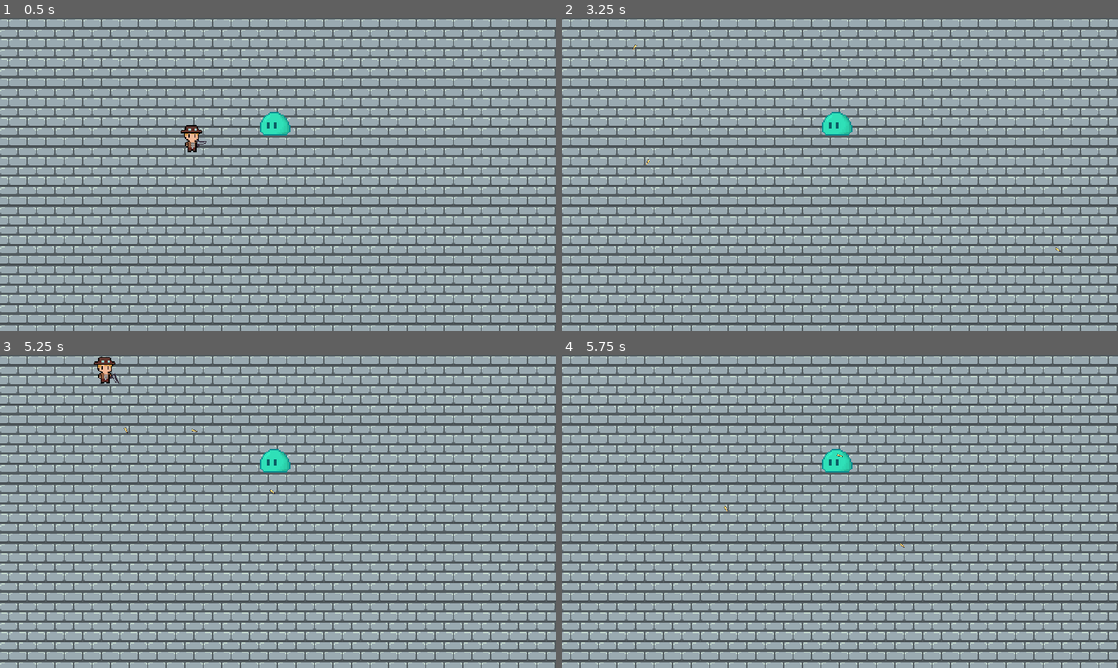
Above: before the commit, frames 1-4 (two rows, left to right).
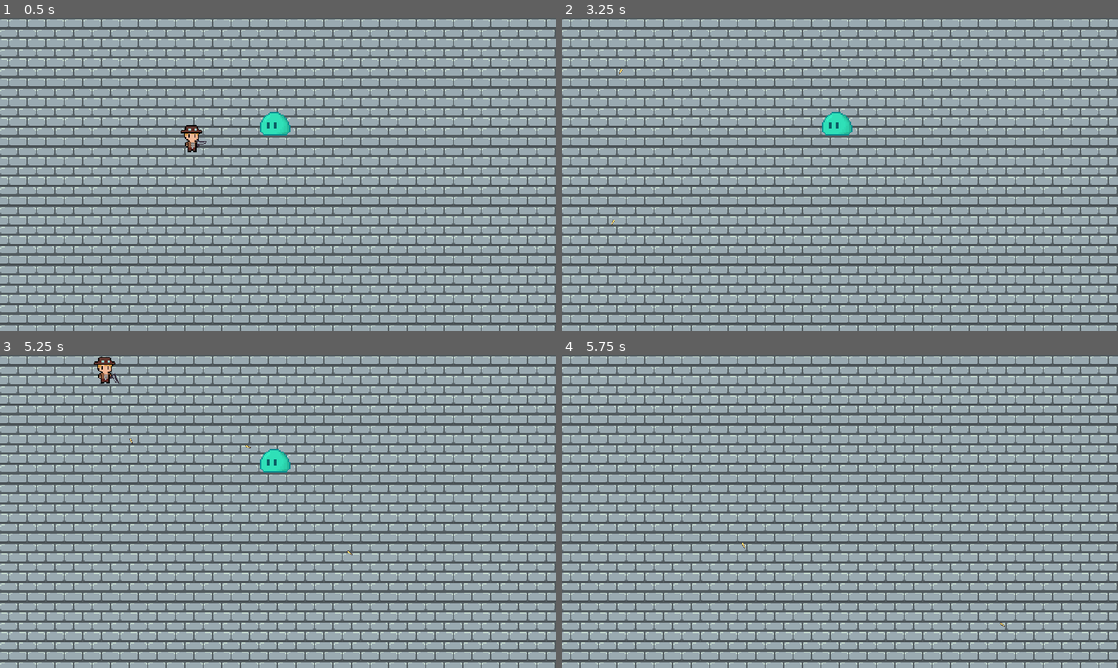
Above: after the commit, the same moments.

Repository: WAIWAI-PARTY/Life-after-people
Game: Godot game, scene res://World.tscn
Two runs of this game, one before a commit and one after it. Both use one fixed random seed, a clock stepped at 60 frames per second and the inputs below.
Inputs (mouse positions are in pixels of both pictures, inside the frame that each line leads up to):
- Up to frame 1 (0.5 s): no input
- Up to frame 2 (3.25 s): tap Enter at 0.5, 2.75 s; move the mouse to (812, 237) at 0.52 s; press the mouse at (812, 237) at 0.53 s; hold W (ui_up) 0.53-2.03 s; move the mouse to (1006, 221) at 1.27 s; release the mouse at (1006, 221) at 1.28 s; click (1006, 221) at 1.35 s; tap Space at 2 s; move the mouse to (673, 127) at 2.02 s; press the mouse at (673, 127) at 2.03 s; hold A (ui_left) from 2.03 s (still down); move the mouse to (867, 174) at 2.77 s; release the mouse at (867, 174) at 2.78 s; click (867, 174) at 2.85 s
- Up to frame 3 (5.25 s): move the mouse to (194, 433) at 3.52 s; release A (ui_left) at 3.53 s; press the mouse at (194, 433) at 3.53 s; hold S (ui_down) 3.53-4.28 s; move the mouse to (400, 495) at 4.27 s; release the mouse at (400, 495) at 4.28 s; hold D (ui_right) 4.28-5.03 s; click (400, 495) at 4.35 s; move the mouse to (166, 527) at 5.02 s; press the mouse at (166, 527) at 5.03 s; hold W (ui_up) from 5.03 s (still down)
- Up to frame 4 (5.75 s): keep holding W (ui_up)

Frame 1 is identical in both runs. In frame 2, less than 0.1% of the frame differs, in the area x 8-90%, y 8-75%; in frame 3, less than 0.1%; in frame 4, 0.4%, in the area x 29-80%, y 30-87%.

Commit message:
hit, hurt, invincible time, health, damage

Diff:
--- /dev/null
+++ b/Enemy/Enemy.gd
@@ -0,0 +1,8 @@
+extends KinematicBody2D
+onready var stats = $Stats
+
+func _on_hurtbox_area_entered(area):
+	stats.health -= area.damage
+
+func _on_Stats_no_health():
+	queue_free()
--- a/Enemy/Slime.tscn
+++ b/Enemy/Slime.tscn
@@ -1,9 +1,58 @@
-[gd_scene load_steps=2 format=2]
+[gd_scene load_steps=9 format=2]
 
 [ext_resource path="res://imports/enemy.png" type="Texture" id=1]
+[ext_resource path="res://hitandhurt/hurtbox.tscn" type="PackedScene" id=2]
+[ext_resource path="res://Enemy/Enemy.gd" type="Script" id=3]
+[ext_resource path="res://hitandhurt/hitbox.tscn" type="PackedScene" id=4]
+[ext_resource path="res://Stats.tscn" type="PackedScene" id=5]
+
+[sub_resource type="CapsuleShape2D" id=1]
+radius = 4.0
+height = 16.0
+
+[sub_resource type="CapsuleShape2D" id=2]
+height = 4.0
+
+[sub_resource type="CapsuleShape2D" id=3]
+height = 4.0
 
 [node name="Slime" type="KinematicBody2D"]
+collision_layer = 8
+collision_mask = 4
+script = ExtResource( 3 )
 
 [node name="Sprite" type="Sprite" parent="."]
 position = Vector2( 2.65165, -7.60139 )
 texture = ExtResource( 1 )
+
+[node name="CollisionShape2D" type="CollisionShape2D" parent="."]
+position = Vector2( 4, -1 )
+rotation = 1.5708
+shape = SubResource( 1 )
+
+[node name="hurtbox" parent="." instance=ExtResource( 2 )]
+collision_layer = 8
+collision_mask = 0
+
+[node name="CollisionShape2D" parent="hurtbox" index="0"]
+position = Vector2( 3, -7 )
+rotation = 1.5708
+shape = SubResource( 2 )
+
+[node name="hitbox" parent="." instance=ExtResource( 4 )]
+collision_layer = 16
+collision_mask = 2
+damage = 30
+
+[node name="CollisionShape2D" parent="hitbox" index="0"]
+position = Vector2( 3, -7 )
+rotation = 1.5708
+shape = SubResource( 3 )
+
+[node name="Stats" parent="." instance=ExtResource( 5 )]
+
+[connection signal="area_entered" from="hurtbox" to="." method="_on_hurtbox_area_entered"]
+[connection signal="no_health" from="Stats" to="." method="_on_Stats_no_health"]
+
+[editable path="hurtbox"]
+[editable path="hitbox"]
--- a/Player/Player.gd
+++ b/Player/Player.gd
@@ -1,11 +1,16 @@
 extends KinematicBody2D
-
 
 export var maxSpeed = 100
 export var acceleration = 1000
 export var friction = 1000
-var player = "."
+
 var velocity = Vector2.ZERO
+var stats = PlayerStats
+
+onready var hurtbox = $hurtbox
+
+func _ready():
+	stats.connect("no_health", self, "queue_free")
 func _process(delta):
 	var input_vector = Vector2.ZERO
 	input_vector.x = Input.get_action_strength("ui_right") - Input.get_action_strength("ui_left")
@@ -14,10 +19,10 @@
 
 	if input_vector != Vector2.ZERO:
 		velocity = velocity.move_toward(input_vector*maxSpeed, acceleration*delta)
-		#if input_vector.x<0:
-		#	$Player.set_scale(Vector2(-1,1))
-		#else:
-		#	$Player.set_scale(Vector2(-1,1))
 	else:
 		velocity = velocity.move_toward(Vector2.ZERO, friction * delta)
 	velocity = move_and_slide(velocity)
+
+func _on_hurtbox_area_entered(area):
+	stats.health -= area.damage
+	hurtbox.start_invin(0.5)
--- a/Player/Player.tscn
+++ b/Player/Player.tscn
@@ -1,9 +1,19 @@
-[gd_scene load_steps=3 format=2]
+[gd_scene load_steps=6 format=2]
 
 [ext_resource path="res://Player/Player.gd" type="Script" id=1]
 [ext_resource path="res://imports/oldcharacter.png" type="Texture" id=2]
+[ext_resource path="res://hitandhurt/hurtbox.tscn" type="PackedScene" id=3]
+
+[sub_resource type="CapsuleShape2D" id=1]
+radius = 3.0
+height = 2.0
+
+[sub_resource type="CapsuleShape2D" id=2]
+radius = 5.0
+height = 10.0
 
 [node name="Player" type="KinematicBody2D"]
+collision_layer = 0
 script = ExtResource( 1 )
 __meta__ = {
 "_edit_horizontal_guides_": [ 4.91863, 2.99972, 4.83512 ]
@@ -13,3 +23,20 @@
 position = Vector2( -0.00112534, 0 )
 texture = ExtResource( 2 )
 flip_h = true
+
+[node name="CollisionShape2D" type="CollisionShape2D" parent="."]
+position = Vector2( -1, 9 )
+rotation = 1.5708
+shape = SubResource( 1 )
+
+[node name="hurtbox" parent="." instance=ExtResource( 3 )]
+collision_layer = 2
+collision_mask = 16
+
+[node name="CollisionShape2D" parent="hurtbox" index="0"]
+position = Vector2( -1, 2 )
+shape = SubResource( 2 )
+
+[connection signal="area_entered" from="hurtbox" to="." method="_on_hurtbox_area_entered"]
+
+[editable path="hurtbox"]
--- /dev/null
+++ b/Player/PlayerStats.tscn
@@ -0,0 +1,5 @@
+[gd_scene load_steps=2 format=2]
+
+[ext_resource path="res://Stats.tscn" type="PackedScene" id=1]
+
+[node name="PlayerStats" instance=ExtResource( 1 )]
--- /dev/null
+++ b/Stats.gd
@@ -0,0 +1,10 @@
+extends Node
+
+export(int) var max_health = 100
+var health = max_health setget set_health
+
+signal no_health
+func set_health(value):
+	health = value
+	if health <= 0:
+		emit_signal("no_health")
--- /dev/null
+++ b/Stats.tscn
@@ -0,0 +1,6 @@
+[gd_scene load_steps=2 format=2]
+
+[ext_resource path="res://Stats.gd" type="Script" id=1]
+
+[node name="Stats" type="Node"]
+script = ExtResource( 1 )
--- a/Weapons/Bullets.gd
+++ b/Weapons/Bullets.gd
@@ -1,6 +1,6 @@
 extends Area2D
 
-export var speed = 150
+export var speed = 200
 
 func _ready():
 	set_as_toplevel(true)
@@ -11,6 +11,5 @@
 func _on_VisibilityNotifier2D_screen_exited():
 	queue_free()
 
-
-func _on_Bullets_body_entered(_body):
+func _on_hitbox_area_entered(area):
 	queue_free()
--- a/Weapons/Bullets.tscn
+++ b/Weapons/Bullets.tscn
@@ -1,14 +1,18 @@
-[gd_scene load_steps=4 format=2]
+[gd_scene load_steps=5 format=2]
 
 [ext_resource path="res://imports/armoury.png" type="Texture" id=1]
 [ext_resource path="res://Weapons/Bullets.gd" type="Script" id=2]
+[ext_resource path="res://hitandhurt/hitbox.tscn" type="PackedScene" id=3]
 
-[sub_resource type="RectangleShape2D" id=1]
-extents = Vector2( 1.75, 2.625 )
+[sub_resource type="CapsuleShape2D" id=1]
+radius = 1.0
+height = 7.0
 
 [node name="Bullets" type="Area2D"]
 rotation = 1.5708
 scale = Vector2( 0.5, 0.5 )
+collision_layer = 0
+collision_mask = 0
 script = ExtResource( 2 )
 
 [node name="BulletSprite" type="Sprite" parent="."]
@@ -18,12 +22,20 @@
 region_enabled = true
 region_rect = Rect2( 55, 5, 7, 21 )
 
-[node name="CollisionShape2D" type="CollisionShape2D" parent="."]
-shape = SubResource( 1 )
-
 [node name="VisibilityNotifier2D" type="VisibilityNotifier2D" parent="."]
 position = Vector2( 0, 1.49012e-07 )
 scale = Vector2( 0.1, 0.2 )
 
-[connection signal="body_entered" from="." to="." method="_on_Bullets_body_entered"]
+[node name="hitbox" parent="." instance=ExtResource( 3 )]
+collision_layer = 0
+collision_mask = 8
+damage = 50
+
+[node name="CollisionShape2D" parent="hitbox" index="0"]
+rotation = 1.5708
+shape = SubResource( 1 )
+
 [connection signal="screen_exited" from="VisibilityNotifier2D" to="." method="_on_VisibilityNotifier2D_screen_exited"]
+[connection signal="area_entered" from="hitbox" to="." method="_on_hitbox_area_entered"]
+
+[editable path="hitbox"]
--- a/Weapons/Gun.gd
+++ b/Weapons/Gun.gd
@@ -22,6 +22,7 @@
 		bullet_instance.rotation = rotation
 		bullet_instance.global_position = $GunSprite/Position2D.global_position
 		get_parent().add_child(bullet_instance)
+
 		can_fire = false
 		yield(get_tree().create_timer(0.2),"timeout")
 		can_fire = true
--- a/World.tscn
+++ b/World.tscn
@@ -17,6 +17,7 @@
 
 [node name="Slime" parent="." instance=ExtResource( 4 )]
 position = Vector2( 234.03, 97.8397 )
+collision_layer = 0
 
 [node name="Player" parent="." instance=ExtResource( 3 )]
 position = Vector2( 166.875, 103.5 )
--- /dev/null
+++ b/hitandhurt/hitbox.gd
@@ -0,0 +1,3 @@
+extends Area2D
+
+export(int) var damage = 0
--- /dev/null
+++ b/hitandhurt/hitbox.tscn
@@ -0,0 +1,8 @@
+[gd_scene load_steps=2 format=2]
+
+[ext_resource path="res://hitandhurt/hitbox.gd" type="Script" id=1]
+
+[node name="hitbox" type="Area2D"]
+script = ExtResource( 1 )
+
+[node name="CollisionShape2D" type="CollisionShape2D" parent="."]
--- /dev/null
+++ b/hitandhurt/hurtbox.gd
@@ -0,0 +1,22 @@
+extends Area2D
+
+var invin = false
+signal invin_start
+signal invin_ended
+onready var timer = $Timer
+func start_invin(duaration):
+	emit_signal("invin_start")
+	self.invin = true
+	timer.start(duaration)
+
+func _on_Timer_timeout():
+	emit_signal("invin_ended")
+	self.invin = false
+
+
+func _on_hurtbox_invin_start():
+	set_deferred("monitoring", false)
+
+
+func _on_hurtbox_invin_ended():
+	set_deferred("monitoring", true)
--- /dev/null
+++ b/hitandhurt/hurtbox.tscn
@@ -0,0 +1,14 @@
+[gd_scene load_steps=2 format=2]
+
+[ext_resource path="res://hitandhurt/hurtbox.gd" type="Script" id=1]
+
+[node name="hurtbox" type="Area2D"]
+script = ExtResource( 1 )
+
+[node name="CollisionShape2D" type="CollisionShape2D" parent="."]
+
+[node name="Timer" type="Timer" parent="."]
+
+[connection signal="invin_ended" from="." to="." method="_on_hurtbox_invin_ended"]
+[connection signal="invin_start" from="." to="." method="_on_hurtbox_invin_start"]
+[connection signal="timeout" from="Timer" to="." method="_on_Timer_timeout"]
--- a/project.godot
+++ b/project.godot
@@ -13,6 +13,10 @@
 config/name="Make Game Tgt"
 run/main_scene="res://World.tscn"
 config/icon="res://icon.png"
+
+[autoload]
+
+PlayerStats="*res://Player/PlayerStats.tscn"
 
 [display]
 
@@ -79,6 +83,14 @@
  ]
 }
 
+[layer_names]
+
+2d_physics/layer_1="world"
+2d_physics/layer_2="player hurt"
+2d_physics/layer_3="player hit"
+2d_physics/layer_4="enemy hurt"
+2d_physics/layer_5="enemy hit"
+
 [physics]
 
 common/enable_pause_aware_picking=true
